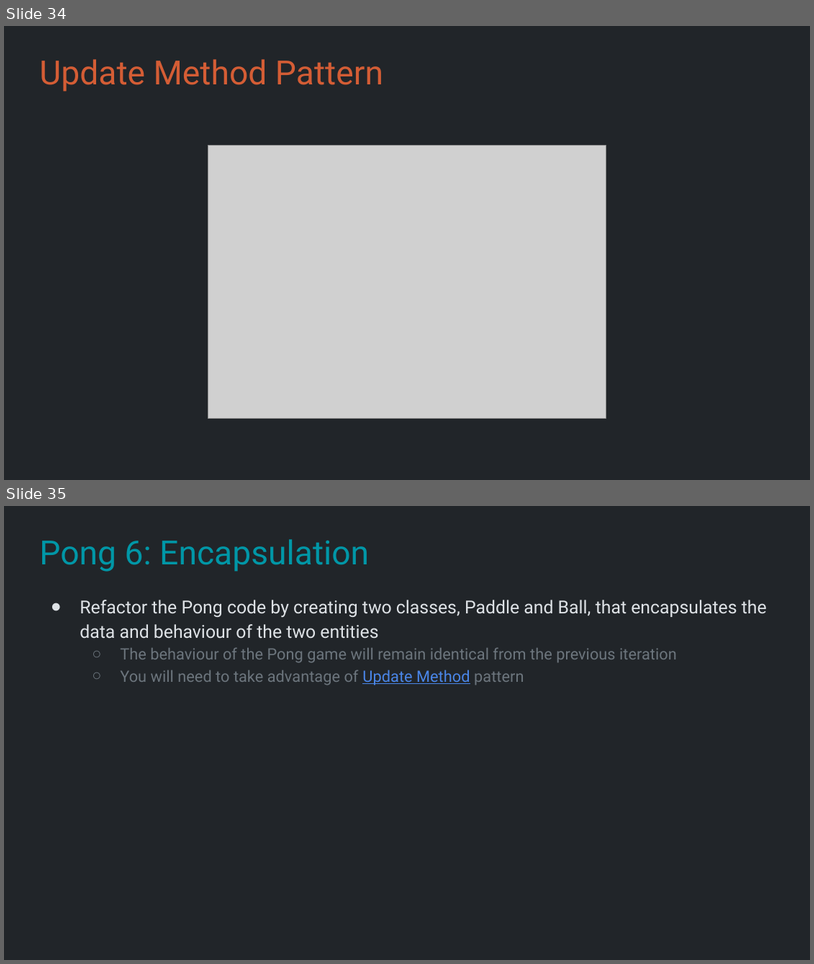
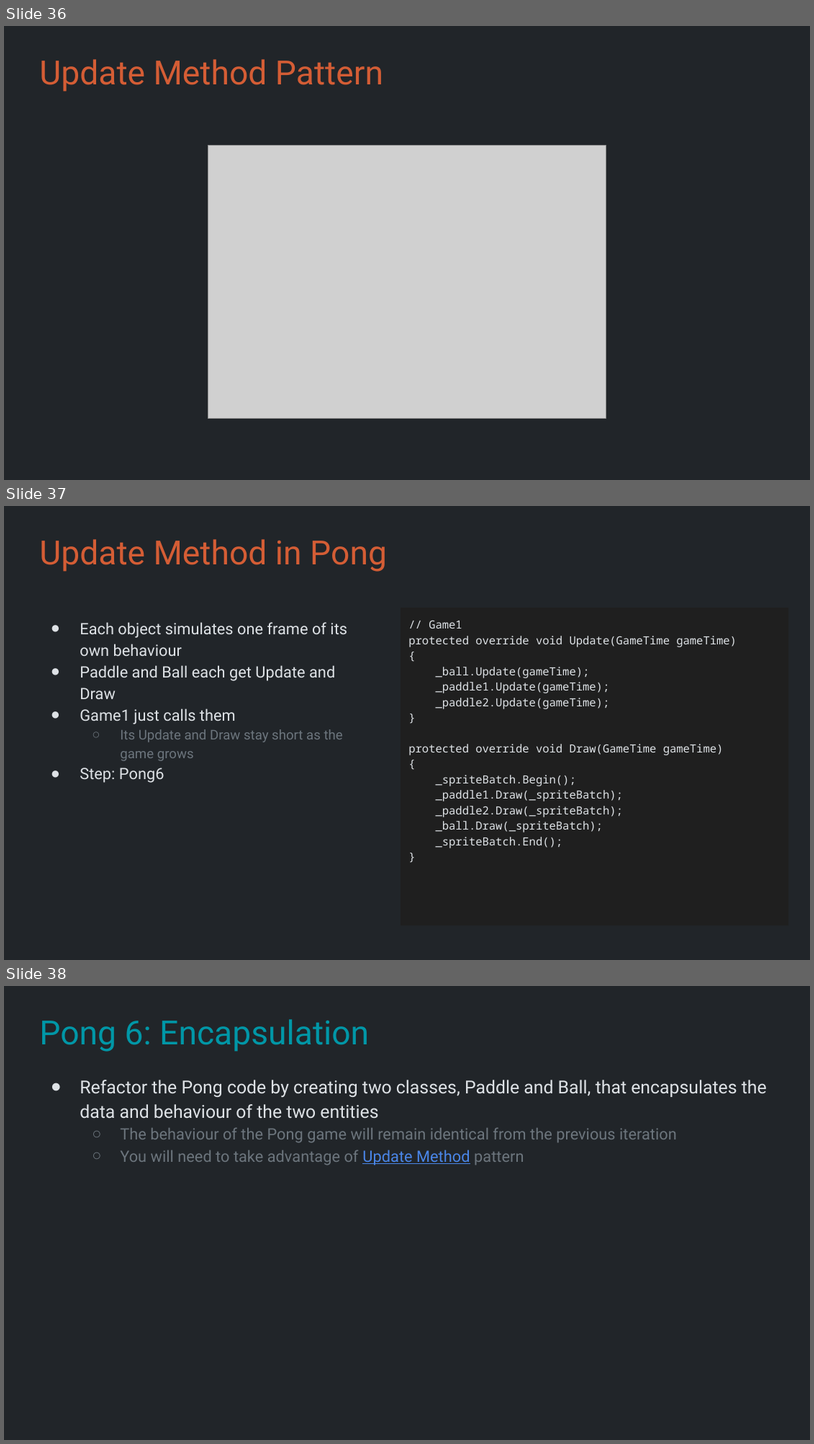
Before and after one commit to Metamate/gar, a slide deck: slides/01 Pong.pptx. Shown one above the other, each under a label of ours: slides 34 and 35 before the commit, slides 36, 37 and 38 after it. The pictures are 814x964 and 814x1444 pixels, drawn with LibreOffice and Linux fonts; fonts in the diff are those of the drawing; grey boxes stand for pictures. Boxes give left, top, right and bottom in pixels: in the first picture for what was removed or moved away, otherwise in the second. Text is boxed around its words. In the diff, an @@ line names an element or a change of style, - is before the commit and + after.

```diff
--- a/slides/01 Pong.pptx
+++ b/slides/01 Pong.pptx
@@ slide 37 added at (4, 506, 810, 960), background #212529 @@
@@ title added at (39, 539, 387, 572), 29.7 pt, text #D45D35 @@
+Update Method in Pong
@@ text added at (401, 608, 789, 925), fill #1F1F1F, 10 pt, text #DEE2E6 @@
+// Game1
+protected override void Update(GameTime gameTime)
+{
+_ball.Update(gameTime);
+_paddle1.Update(gameTime);
+_paddle2.Update(gameTime);
+}
+protected override void Draw(GameTime gameTime)
+{
+_spriteBatch.Begin();
+_paddle1.Draw(_spriteBatch);
+_paddle2.Draw(_spriteBatch);
+_ball.Draw(_spriteBatch);
+_spriteBatch.End();
+}
@@ text added at (80, 622, 347, 782), 14 pt, text #DEE2E6 @@
+● Each object simulates one frame of its own behaviour
+● Paddle and Ball each get Update and Draw
+● Game1 just calls them
+  ○ Its Update and Draw stay short as the game grows
+● Step: Pong6
@@ what was slide 34 is now slide 36 @@
@@ what was slide 35 is now slide 38 @@
```
Also in this commit, not shown: 1 slide changed, 2 other slides added, 3 other files.
